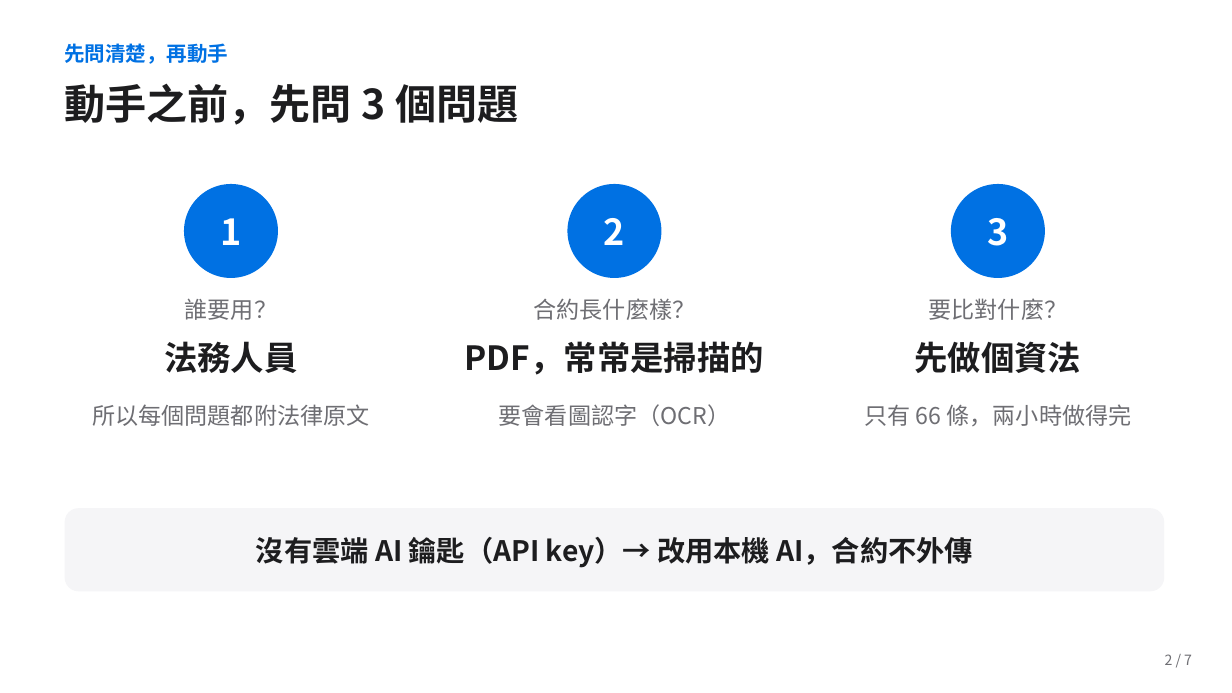
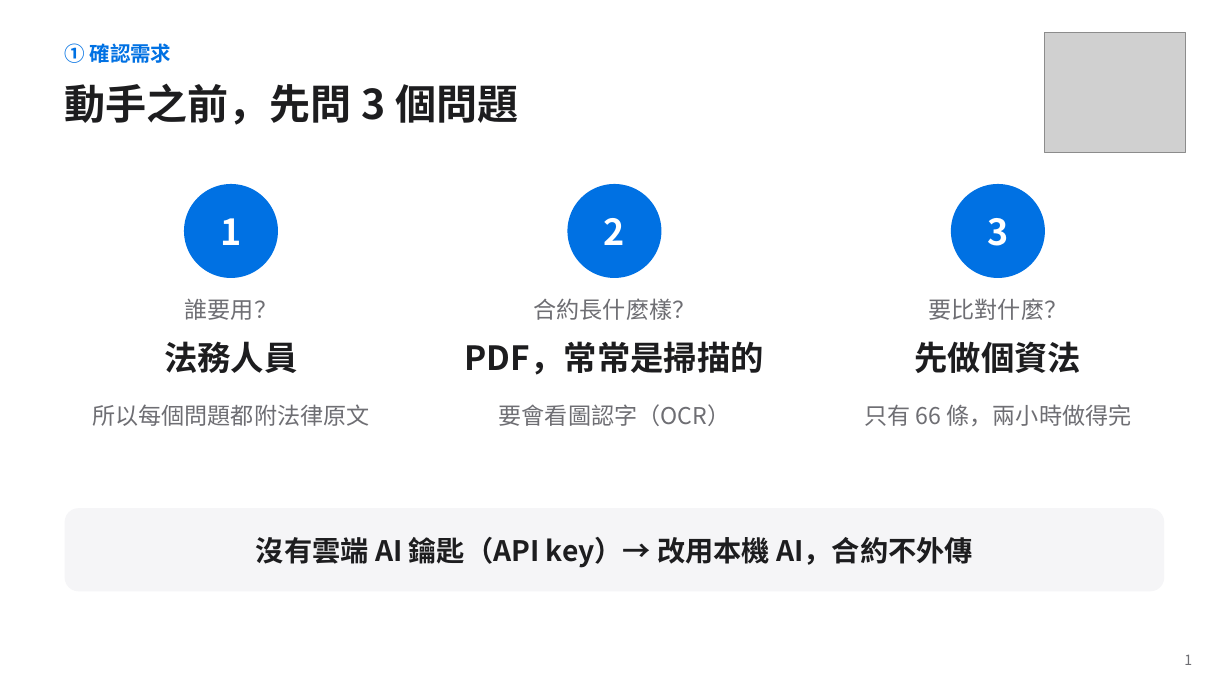
Before and after one commit to jaylooloomi/contract-check, a slide deck: slide 4 of docs/deck/合約外規檢查_簡報.pptx. Drawn at 1232x693 pixels with LibreOffice and Linux fonts; fonts in the diff are those of the drawing; grey boxes stand for pictures. Boxes give left, top, right and bottom in pixels: in the first picture for what was removed or moved away, otherwise in the second. Text is boxed around its words. In the diff, an @@ line names an element or a change of style, - is before the commit and + after.

```diff
--- a/docs/deck/合約外規檢查_簡報.pptx
+++ b/docs/deck/合約外規檢查_簡報.pptx
@@ text at bbox=[64, 41, 172, 67]: text changed @@
-先問清楚，再動手
+① 確認需求
@@ picture added at bbox=[1044, 32, 1186, 152] @@
@@ text at bbox=[1184, 654, 1192, 665]: text changed @@
-2 / 7
+1
```
Also in this commit, not shown: 8 other slides changed, 4 slides added, 1 slide removed, 20 other files.
